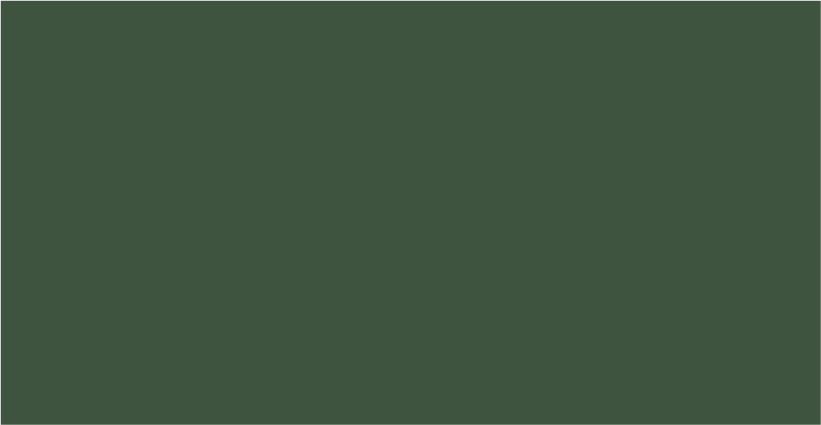
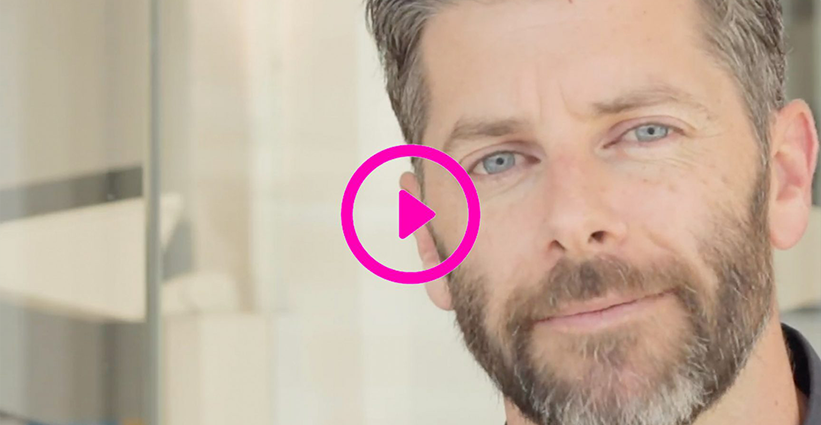
Two versions of the same layered image (w=821, h=425). Layer-by-layer changes:
added layer "Brand-is-Your-Greatest-Asset-1-1728x1080" above "Layer 0" over [0, 0, 821, 425]
